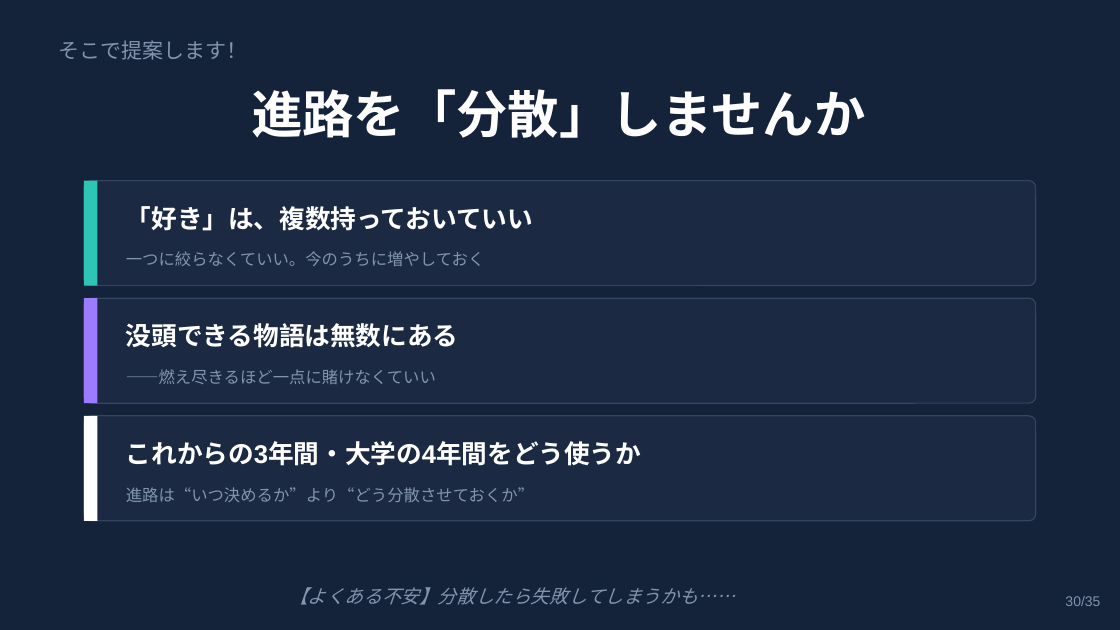
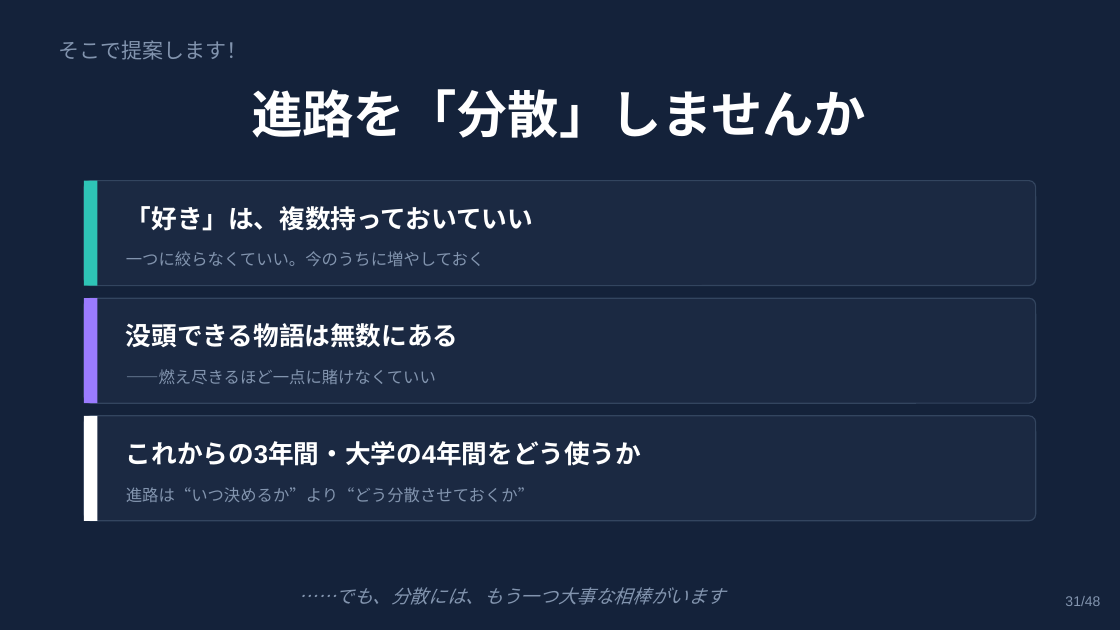
Before and after one commit to syukugennmathto/claude-daily-routines, a slide deck: slide 31 of build/career_talk_setagaya.pptx (slide 30 before the commit). Drawn at 1120x630 pixels with LibreOffice and Linux fonts; fonts in the diff are those of the drawing. Boxes give left, top, right and bottom in pixels: in the first picture for what was removed or moved away, otherwise in the second. Text is boxed around its words. In the diff, an @@ line names an element or a change of style, - is before the commit and + after.

```diff
--- a/build/career_talk_setagaya.pptx
+++ b/build/career_talk_setagaya.pptx
@@ text at box(299, 587, 726, 605): text changed @@
-【よくある不安】分散したら失敗してしまうかも……
+……でも、分散には、もう一つ大事な相棒がいます
@@ text at box(1065, 596, 1100, 606): text changed @@
-30/35
+31/48
```
Also in this commit, not shown: 34 other slides changed, 13 slides added, 3 other files.
